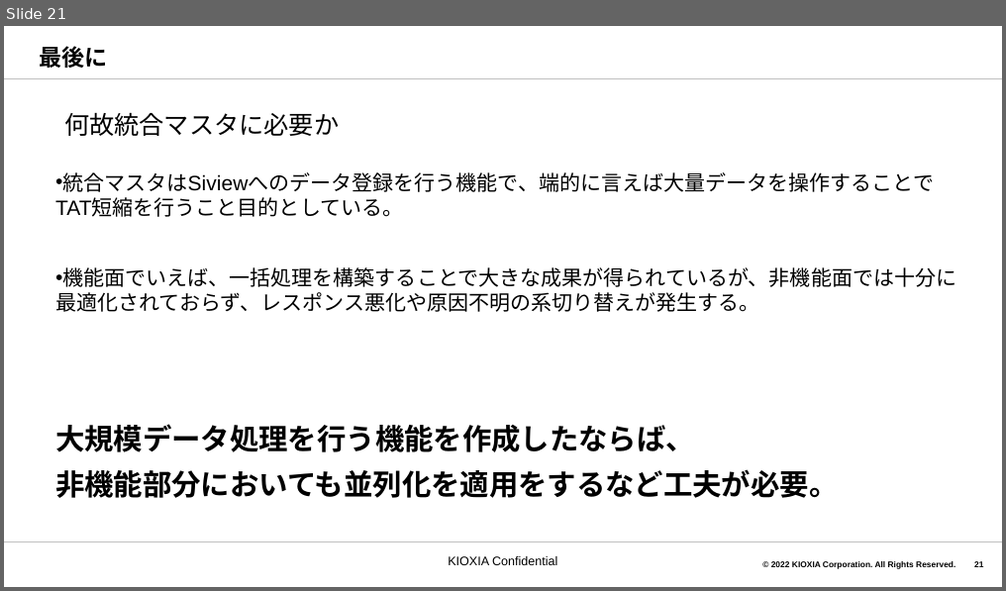
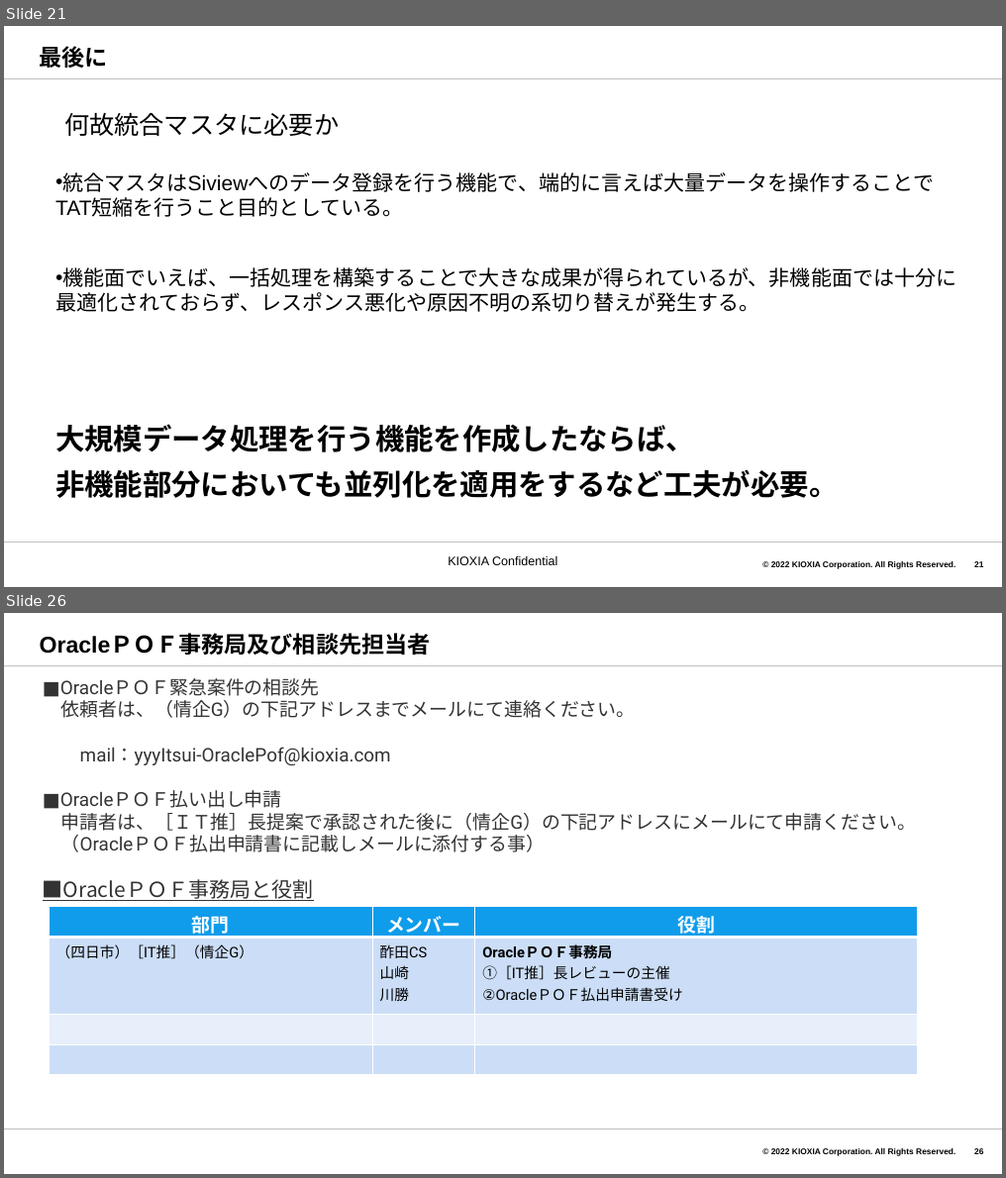
Before and after one commit to akiragm/Shared-Files, a slide deck: oaracle各種ツールの導入について.pptx. Shown one above the other, each under a label of ours: slide 21 before the commit, slides 21 and 26 after it; the slides between them are not shown. The pictures are 1006x591 and 1006x1178 pixels, drawn with LibreOffice and Linux fonts; fonts in the diff are those of the drawing; background and template pictures are left out. Boxes give left, top, right and bottom in pixels: in the first picture for what was removed or moved away, otherwise in the second. Text is boxed around its words. In the diff, an @@ line names an element or a change of style, - is before the commit and + after.

```diff
--- a/oaracle各種ツールの導入について.pptx
+++ b/oaracle各種ツールの導入について.pptx
@@ slide 26 added at [4,613,1002,1174], background #FFFFFF; not listed: 4 template elements that a slide beside it also shows @@
@@ title added at [40,634,431,655], 22 pt, text #000000, bold @@
+OracleＰＯＦ事務局及び相談先担当者
@@ text added at [43,678,916,853], 18 pt, text #333333 @@
+■OracleＰＯＦ緊急案件の相談先
+依頼者は、（情企G）の下記アドレスまでメールにて連絡ください。
+mail：yyyItsui-OraclePof@kioxia.com
+■OracleＰＯＦ払い出し申請
+申請者は、［ＩＴ推］長提案で承認された後に（情企G）の下記アドレスにメールにて申請ください。
+（OracleＰＯＦ払出申請書に記載しメールに添付する事）
@@ text added at [43,879,314,901], 20 pt, text #333333, underline @@
+■OracleＰＯＦ事務局と役割
@@ table added at [49,906,918,1075], 4 rows, 3 columns @@
+部門 | メンバー | 役割
+（四日市）［IT推］（情企G） | 酢田CS / 山崎 / 川勝 | OracleＰＯＦ事務局 / ①［IT推］長レビューの主催 / ②OracleＰＯＦ払出申請書受け
+ |  | 
+ |  | 
```
Also in this commit, not shown: 5 other slides added, 2 other files.
